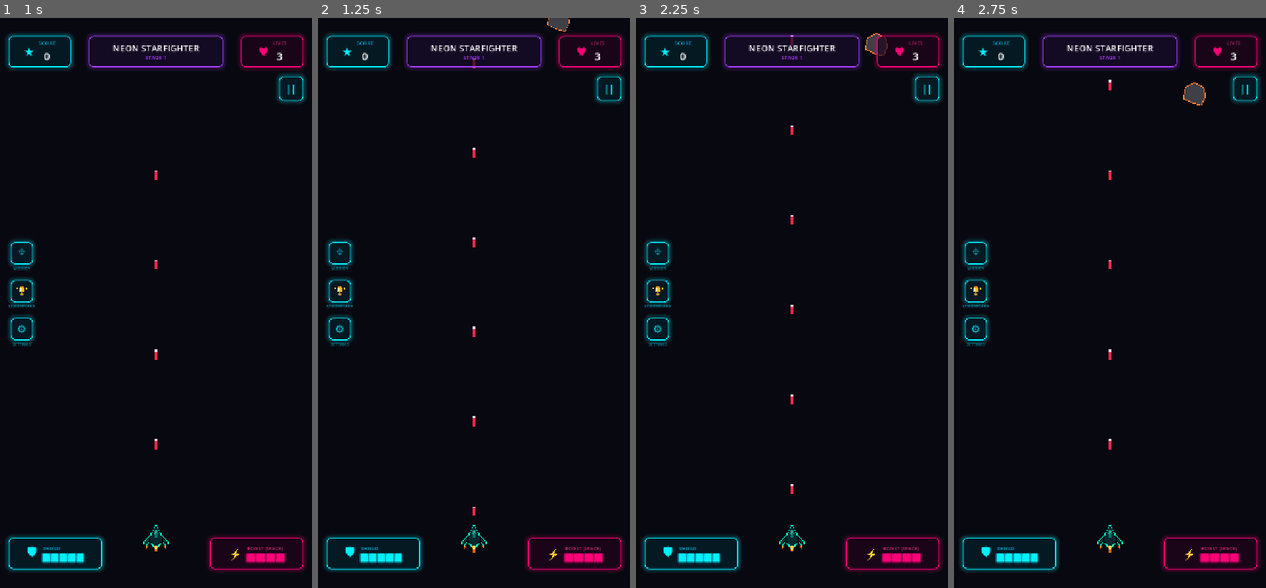
Above: before the commit, frames 1-4 (left to right).
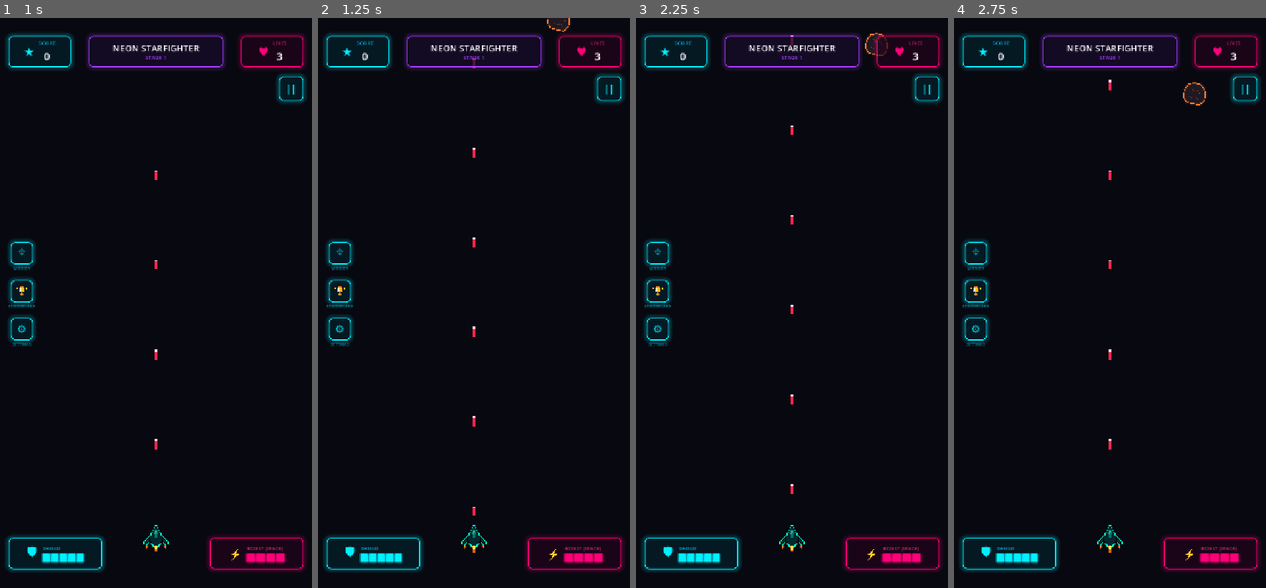
Above: after the commit, the same moments.

Repository: lolriver/spacehit
Game: Godot game, scene res://main.tscn
Same seed, same stepped clock (60 frames per second), same inputs: the game is played once before the commit and once after it.
Inputs (mouse positions are in pixels of both pictures, inside the frame that each line leads up to):
- Up to frame 1 (1 s): click "START PILOTING" at 0.5 s
- Up to frame 2 (1.25 s): no input
- Up to frame 3 (2.25 s): click "||" at 1.25 s; click (792, 303) at 2 s
- Up to frame 4 (2.75 s): no input

Frame 1 is identical in both runs. In frame 2, 0.2% of the frame differs, in the area x 73-82%, y 0-3%; in frame 3, 0.1%; in frame 4, 0.3%, in the area x 73-82%, y 11-16%.

Commit message:
style: add detailed asteroid shapes, glow outlines, and boss profiles

Diff:
--- a/enemy.gd
+++ b/enemy.gd
@@ -50,6 +50,8 @@
 			$Polygon2D.scale = Vector2(1, 1)
 			$Outline.scale = Vector2(1, 1)
 			$Outline.default_color = Color(1.0, 0.5, 0.2, 1.0) # Orange
+			_apply_glow(Color(1.0, 0.5, 0.2, 0.12), Vector2(1, 1))
+			_apply_cracks(Color(1.0, 0.5, 0.2, 0.35), Vector2(1, 1))
 		1: # TYPE_FAST
 			max_health = 1
 			health = 1
@@ -57,6 +59,8 @@
 			$Outline.scale = Vector2(0.6, 0.6)
 			$Outline.default_color = Color(1.0, 0.1, 0.3, 1.0) # Hot Red
 			$CollisionShape2D.scale = Vector2(0.6, 0.6)
+			_apply_glow(Color(1.0, 0.1, 0.3, 0.15), Vector2(0.6, 0.6))
+			_apply_cracks(Color(1.0, 0.1, 0.3, 0.4), Vector2(0.6, 0.6))
 		2: # TYPE_HEAVY
 			max_health = 3
 			health = 3
@@ -65,6 +69,8 @@
 			$Outline.default_color = Color(0.66, 0.23, 1.0, 1.0) # Purple
 			$CollisionShape2D.scale = Vector2(1.8, 1.8)
 			$Polygon2D.color = Color(0.12, 0.08, 0.18, 1.0)
+			_apply_glow(Color(0.66, 0.23, 1.0, 0.15), Vector2(1.8, 1.8))
+			_apply_cracks(Color(0.66, 0.23, 1.0, 0.3), Vector2(1.8, 1.8))
 		3: # TYPE_KAMIKAZE (Shooting Star)
 			max_health = 1
 			health = 1
@@ -72,6 +78,8 @@
 			$Outline.scale = Vector2(0.7, 1.3)
 			$Outline.default_color = Color(0.0, 1.0, 0.8, 1.0) # Cyan
 			$CollisionShape2D.scale = Vector2(0.8, 1.2)
+			_apply_glow(Color(0.0, 1.0, 0.8, 0.15), Vector2(0.7, 1.3))
+			_apply_cracks(Color(0.0, 1.0, 0.8, 0.3), Vector2(0.7, 1.3))
 			charge_timer = 0.5
 			var player_node = get_tree().current_scene.get_node_or_null("Player")
 			var target_x = player_node.global_position.x if player_node else spawn_x
@@ -85,6 +93,8 @@
 			$CollisionShape2D.scale = Vector2(1.2, 1.2)
 			$Polygon2D.polygon = PackedVector2Array([Vector2(0, 20), Vector2(-15, -15), Vector2(-5, -5), Vector2(5, -5), Vector2(15, -15)])
 			$Outline.points = PackedVector2Array([Vector2(0, 20), Vector2(-15, -15), Vector2(-5, -5), Vector2(5, -5), Vector2(15, -15), Vector2(0, 20)])
+			_apply_glow_custom(Color(1.0, 0.0, 0.6, 0.15), $Outline.points, Vector2(1.2, 1.2))
+			_hide_cracks()
 
 			var t = Timer.new()
 			t.wait_time = 1.2
@@ -101,6 +111,8 @@
 			modulate.a = 0.25
 			$Polygon2D.polygon = PackedVector2Array([Vector2(0, 15), Vector2(-22, -10), Vector2(-8, -2), Vector2(8, -2), Vector2(22, -10)])
 			$Outline.points = PackedVector2Array([Vector2(0, 15), Vector2(-22, -10), Vector2(-8, -2), Vector2(8, -2), Vector2(22, -10), Vector2(0, 15)])
+			_apply_glow_custom(Color(0.4, 0.6, 0.8, 0.1), $Outline.points, Vector2(1.2, 1.2))
+			_hide_cracks()
 		7: # TYPE_MINE (Stationary/slow drift, detonates radial bullets when shot)
 			max_health = 1
 			health = 1
@@ -110,6 +122,8 @@
 			$CollisionShape2D.scale = Vector2(1.1, 1.1)
 			$Polygon2D.polygon = PackedVector2Array([Vector2(0, -15), Vector2(5, -5), Vector2(15, 0), Vector2(5, 5), Vector2(0, 15), Vector2(-5, 5), Vector2(-15, 0), Vector2(-5, -5)])
 			$Outline.points = PackedVector2Array([Vector2(0, -15), Vector2(5, -5), Vector2(15, 0), Vector2(5, 5), Vector2(0, 15), Vector2(-5, 5), Vector2(-15, 0), Vector2(-5, -5), Vector2(0, -15)])
+			_apply_glow_custom(Color(1.0, 0.1, 0.1, 0.2), $Outline.points, Vector2(1.1, 1.1))
+			_hide_cracks()
 		8: # TYPE_DRONE (Green diamond, locks on player's X, fires rapid green beams)
 			max_health = 2
 			health = 2
@@ -119,6 +133,8 @@
 			$CollisionShape2D.scale = Vector2(1.0, 1.0)
 			$Polygon2D.polygon = PackedVector2Array([Vector2(0, -12), Vector2(12, 0), Vector2(0, 12), Vector2(-12, 0)])
 			$Outline.points = PackedVector2Array([Vector2(0, -12), Vector2(12, 0), Vector2(0, 12), Vector2(-12, 0), Vector2(0, -12)])
+			_apply_glow_custom(Color(0.1, 1.0, 0.2, 0.15), $Outline.points, Vector2(1.0, 1.0))
+			_hide_cracks()
 
 			var t = Timer.new()
 			t.wait_time = 0.65
@@ -126,7 +142,39 @@
 			t.timeout.connect(drone_shoot)
 			add_child(t)
 		5: # TYPE_BOSS (Stage-based profiles)
+			_hide_cracks()
 			setup_boss_profile()
+
+func _apply_glow(glow_color: Color, s: Vector2) -> void:
+	var glow = get_node_or_null("Glow")
+	if glow:
+		glow.default_color = glow_color
+		glow.scale = s
+
+func _apply_cracks(crack_color: Color, s: Vector2) -> void:
+	var c1 = get_node_or_null("SurfaceCrack1")
+	var c2 = get_node_or_null("SurfaceCrack2")
+	if c1:
+		c1.default_color = crack_color
+		c1.scale = s
+		c1.visible = true
+	if c2:
+		c2.default_color = Color(crack_color.r, crack_color.g, crack_color.b, crack_color.a * 0.7)
+		c2.scale = s
+		c2.visible = true
+
+func _apply_glow_custom(glow_color: Color, pts: PackedVector2Array, s: Vector2) -> void:
+	var glow = get_node_or_null("Glow")
+	if glow:
+		glow.points = pts
+		glow.default_color = glow_color
+		glow.scale = s
+
+func _hide_cracks() -> void:
+	var c1 = get_node_or_null("SurfaceCrack1")
+	var c2 = get_node_or_null("SurfaceCrack2")
+	if c1: c1.visible = false
+	if c2: c2.visible = false
 
 func setup_boss_profile() -> void:
 	var main_scene = get_tree().current_scene
@@ -142,6 +190,7 @@
 			$Polygon2D.polygon = PackedVector2Array([Vector2(0, -30), Vector2(30, -12), Vector2(30, 12), Vector2(0, 30), Vector2(-30, 12), Vector2(-30, -12)])
 			$Outline.points = PackedVector2Array([Vector2(0, -30), Vector2(30, -12), Vector2(30, 12), Vector2(0, 30), Vector2(-30, 12), Vector2(-30, -12), Vector2(0, -30)])
 			$Polygon2D.color = Color(0.08, 0.04, 0.15, 1.0)
+			_apply_glow_custom(Color(1.0, 0.0, 0.47, 0.18), $Outline.points, Vector2(2.5, 2.5))
 
 			var t_shoot = Timer.new()
 			t_shoot.wait_time = 0.8
@@ -164,6 +213,7 @@
 			$Polygon2D.polygon = PackedVector2Array([Vector2(0, 30), Vector2(-35, -20), Vector2(0, -8), Vector2(35, -20)])
 			$Outline.points = PackedVector2Array([Vector2(0, 30), Vector2(-35, -20), Vector2(0, -8), Vector2(35, -20), Vector2(0, 30)])
 			$Polygon2D.color = Color(0.15, 0.1, 0.02, 1.0)
+			_apply_glow_custom(Color(1.0, 0.8, 0.0, 0.18), $Outline.points, Vector2(2.5, 2.5))
 
 			var t_goliath = Timer.new()
 			t_goliath.wait_time = 1.0
@@ -186,6 +236,7 @@
 			$Polygon2D.polygon = PackedVector2Array([Vector2(-45, -15), Vector2(-45, 15), Vector2(-15, 22), Vector2(15, 22), Vector2(45, 15), Vector2(45, -15), Vector2(0, -25)])
 			$Outline.points = PackedVector2Array([Vector2(-45, -15), Vector2(-45, 15), Vector2(-15, 22), Vector2(15, 22), Vector2(45, 15), Vector2(45, -15), Vector2(0, -25), Vector2(-45, -15)])
 			$Polygon2D.color = Color(0.05, 0.02, 0.12, 1.0)
+			_apply_glow_custom(Color(0.66, 0.23, 1.0, 0.18), $Outline.points, Vector2(2.5, 2.5))
 
 			var t_fighter = Timer.new()
 			t_fighter.wait_time = 4.2
@@ -208,6 +259,7 @@
 			$Polygon2D.polygon = PackedVector2Array([Vector2(-35, -25), Vector2(-15, 0), Vector2(15, 0), Vector2(35, -25), Vector2(25, 25), Vector2(8, 12), Vector2(0, 30), Vector2(-8, 12), Vector2(-25, 25)])
 			$Outline.points = PackedVector2Array([Vector2(-35, -25), Vector2(-15, 0), Vector2(15, 0), Vector2(35, -25), Vector2(25, 25), Vector2(8, 12), Vector2(0, 30), Vector2(-8, 12), Vector2(-25, 25), Vector2(-35, -25)])
 			$Polygon2D.color = Color(0.16, 0.02, 0.02, 1.0)
+			_apply_glow_custom(Color(1.0, 0.2, 0.1, 0.2), $Outline.points, Vector2(2.6, 2.6))
 
 			var t_beam = Timer.new()
 			t_beam.wait_time = 4.6
@@ -221,9 +273,15 @@
 			t_radial.timeout.connect(dreadnought_radial_burst)
 			add_child(t_radial)
 
-	# Trigger health bar synchronization
+	# Trigger health bar synchronization with boss name
+	var boss_display_name = "UNKNOWN"
+	match boss_profile:
+		1: boss_display_name = "VANGUARD OUTPOST"
+		2: boss_display_name = "GOLIATH CRUISER"
+		3: boss_display_name = "CARRIER LEVIATHAN"
+		4: boss_display_name = "HYPERION DREADNOUGHT"
 	if main_scene and main_scene.has_method("show_boss_health_bar"):
-		main_scene.show_boss_health_bar(max_health)
+		main_scene.show_boss_health_bar(max_health, boss_display_name)
 
 func _physics_process(delta: float) -> void:
 	time_elapsed += delta
@@ -498,4 +556,4 @@
 			var line = b.get_node_or_null("Line2D")
 			if line:
 				line.default_color = Color(1.0, 0.1, 0.1, 1.0) # Red mine fragments
-			get_parent().add_child(b)
+			get_parent().call_deferred("add_child", b)
--- a/enemy.tscn
+++ b/enemy.tscn
@@ -11,11 +11,26 @@
 script = ExtResource("1_enemy_gd")
 
 [node name="Polygon2D" type="Polygon2D" parent="."]
-color = Color(0.25, 0.25, 0.28, 1)
-polygon = PackedVector2Array(0, -25, 20, -15, 25, 5, 15, 25, -5, 20, -25, 10, -20, -15)
+color = Color(0.12, 0.1, 0.14, 1)
+polygon = PackedVector2Array(0, -25, 12, -22, 22, -12, 25, 2, 22, 15, 12, 24, -2, 22, -18, 18, -25, 6, -22, -10, -14, -22)
+
+[node name="SurfaceCrack1" type="Line2D" parent="."]
+points = PackedVector2Array(-8, -15, 0, -5, 8, -8, 14, 2)
+width = 1.0
+default_color = Color(1, 0.5, 0.2, 0.35)
+
+[node name="SurfaceCrack2" type="Line2D" parent="."]
+points = PackedVector2Array(-12, 5, -4, 10, 5, 8, 10, 16)
+width = 1.0
+default_color = Color(1, 0.5, 0.2, 0.25)
+
+[node name="Glow" type="Line2D" parent="."]
+points = PackedVector2Array(0, -25, 12, -22, 22, -12, 25, 2, 22, 15, 12, 24, -2, 22, -18, 18, -25, 6, -22, -10, -14, -22, 0, -25)
+width = 7.0
+default_color = Color(1, 0.5, 0.2, 0.12)
 
 [node name="Outline" type="Line2D" parent="."]
-points = PackedVector2Array(0, -25, 20, -15, 25, 5, 15, 25, -5, 20, -25, 10, -20, -15, 0, -25)
+points = PackedVector2Array(0, -25, 12, -22, 22, -12, 25, 2, 22, 15, 12, 24, -2, 22, -18, 18, -25, 6, -22, -10, -14, -22, 0, -25)
 width = 2.0
 default_color = Color(1, 0.5, 0.2, 1)
 
